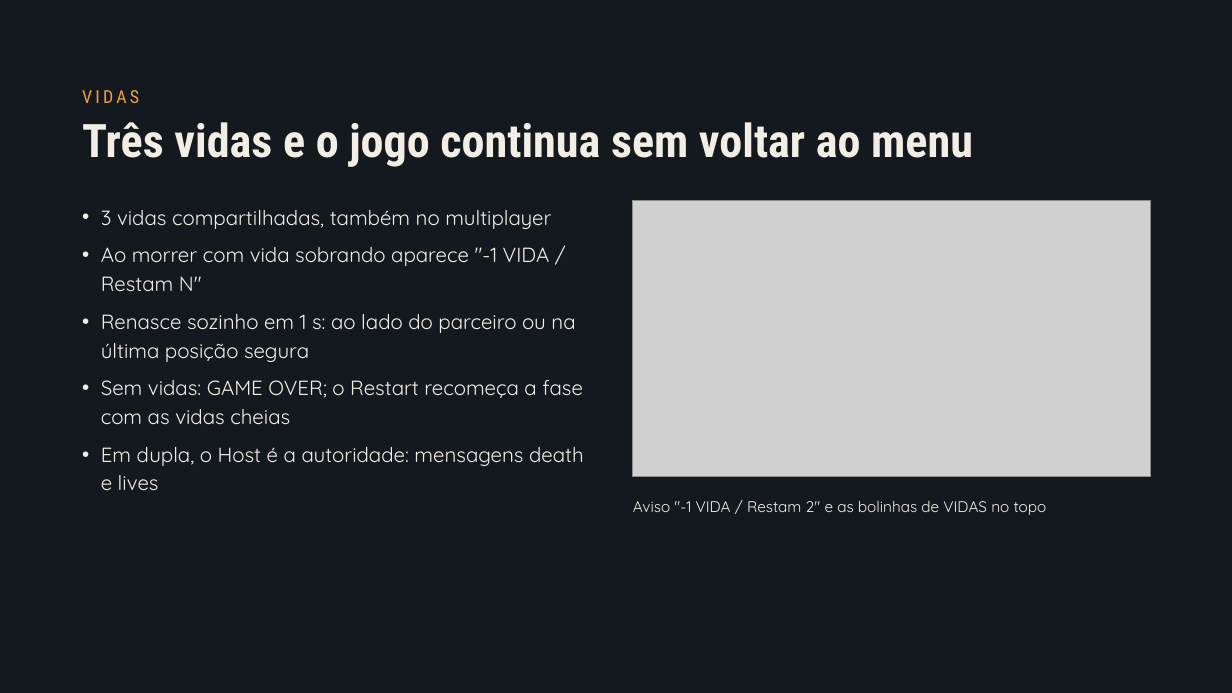
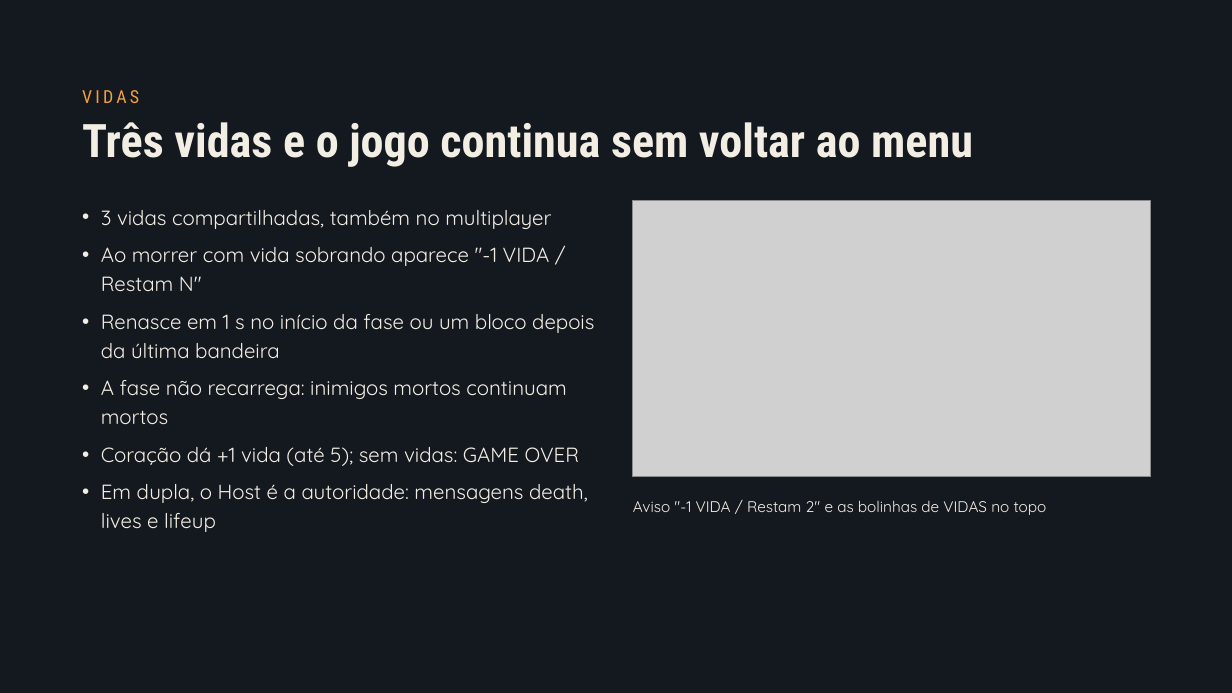
Before and after one commit to pedromota05/TrabalhoTACIII-PyShooter, a slide deck: slide 15 of docs/apresentacao/2026-11-22_slides-pyshooter_v3.pptx (slide 13 before the commit). Drawn at 1232x693 pixels with LibreOffice and Linux fonts; fonts in the diff are those of the drawing; grey boxes stand for pictures. Boxes give left, top, right and bottom in pixels: in the first picture for what was removed or moved away, otherwise in the second. Text is boxed around its words. In the diff, an @@ line names an element or a change of style, - is before the commit and + after.

Commit message:
docs: GDD, slides v3 e guia de estudo com golpe, caixas, aranhas, hordas, tela cheia e músicas

```diff
--- a/docs/apresentacao/2026-11-22_slides-pyshooter_v3.pptx
+++ b/docs/apresentacao/2026-11-22_slides-pyshooter_v3.pptx
@@ text at bbox=[101, 314, 594, 532]: text changed @@
-• Renasce sozinho em 1 s: ao lado do parceiro ou na última posição segura
-• Sem vidas: GAME OVER; o Restart recomeça a fase com as vidas cheias
-• Em dupla, o Host é a autoridade: mensagens death e lives
+• Renasce em 1 s no início da fase ou um bloco depois da última bandeira
+• A fase não recarrega: inimigos mortos continuam mortos
+• Coração dá +1 vida (até 5); sem vidas: GAME OVER
+• Em dupla, o Host é a autoridade: mensagens death, lives e lifeup
```
Also in this commit, not shown: 2 other slides changed, 3 slides added, 1 slide removed, 12 other files.
